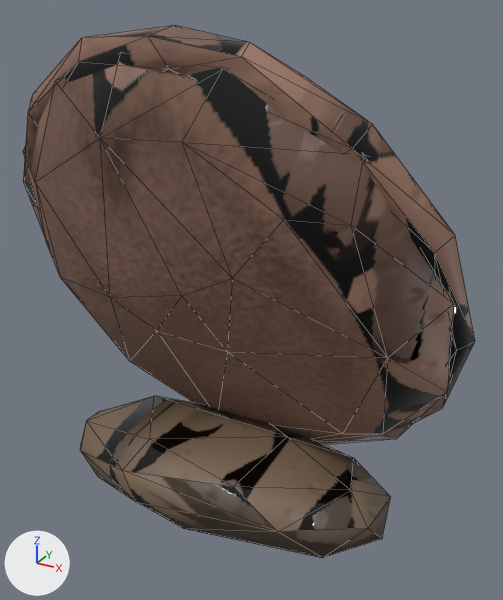
The Blender file assets/source/blender/cpart_ear_round.blend as it was, and as the next commit left it.
Before and after are seen from a camera (50 mm lens) standing at (0.042, -0.0811, 0.0625) and looking at (0.003, -0.0101, 0.027). Every picture has the same lights, and +X, +Y and +Z are marked at lower left. The older version comes first. Mesh edges are drawn as thin lines.

Objects in the first picture: 'EarRound', 'Tuft'.
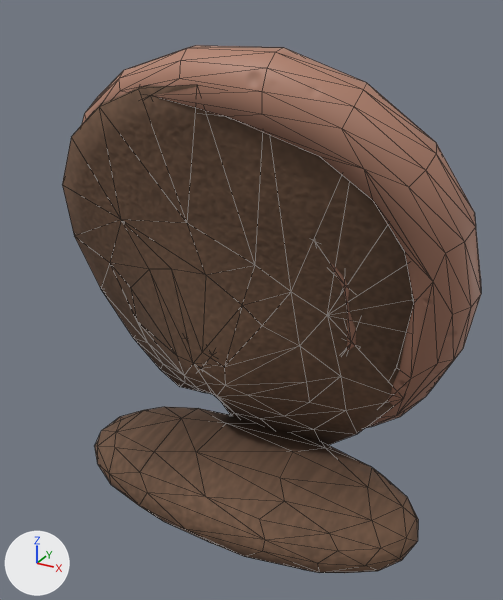
Location of each change, [x1, y1, x2, y2] in pixels of the pictures (503 x 600 px):
'EarRound', reshaped (7% narrower): before [23, 25, 475, 445]; after [62, 45, 481, 445]
'Tuft', reshaped: before [80, 396, 391, 558]; after [94, 407, 418, 573]
part 1 of me_earround_mesh, rebuilt (19% narrower): before [23, 62, 456, 445]; after [62, 85, 414, 445]
part 2 of me_earround_mesh, rebuilt (12% narrower): before [23, 25, 475, 423]; after [82, 45, 481, 428]
part 3 of me_earround_mesh, added (brown): after [329, 262, 356, 350]

The change, as a diff of the scene's bpy script:
```diff
--- a/assets/source/blender/cpart_ear_round.blend.py
+++ b/assets/source/blender/cpart_ear_round.blend.py
@@ mat_m_earroundtuft @@
+mat_m_earroundtuft = bpy.data.materials.new('M_EarRoundTuft')
+# colours: brown #80604a
+# uses the picture img_t_partearround_albedo
+# uses the picture img_t_partearround_normal
+# uses the picture img_t_partearround_orm
@@ me_earround_mesh @@
 # used by ob_earround; location = (0.0, 0.0, 0.0)
-me_earround_mesh.from_pydata(...)  # 144 vertices, 274 faces; spans x -0.0305..0.0306, y -0.0265..0.0053, z -0.0017..0.0597
+me_earround_mesh.from_pydata(...)  # 377 vertices, 735 faces; spans x -0.0194..0.0313, y -0.0271..0.0017, z -0.0003..0.0582
+# me_earround_mesh part 1: the loose piece of 61 vertices spanning x -0.029..0.0294, y -0.0265..0.0053, z -0.0017..0.0586 is rebuilt with 139 vertices and now spans x -0.0194..0.0286, y -0.0268..0.0017, z -0.0003..0.0561
+# me_earround_mesh part 2: the loose piece of 60 vertices spanning x -0.0305..0.0306, y -0.0251..0.0023, z 0.0049..0.0597 is rebuilt with 144 vertices and now spans x -0.0172..0.0313, y -0.0271..0.0014, z 0.0041..0.0582
+# me_earround_mesh part 3: a new loose piece of 66 vertices spanning x 0.0027..0.021, y -0.022..-0.0081, z 0.0141..0.0459, in mat_m_earroundskin
+# other edits to the shape of me_earround_mesh do not show in these pictures
 me_earround_mesh.materials.append(mat_m_earroundskin)
+me_earround_mesh.materials.append(mat_m_earroundfur)
@@ me_tuft_mesh @@
 # used by ob_tuft; parent = ob_earround; location = (0.0, 0.0, 0.0)
-me_tuft_mesh.from_pydata(...)  # 32 vertices, 60 faces; spans x -0.0239..0.0239, y -0.0238..-0.0022, z -0.0034..0.0072
-me_tuft_mesh.materials.append(mat_m_earroundfur)
+me_tuft_mesh.from_pydata(...)  # 96 vertices, 188 faces; spans x -0.02..0.028, y -0.025..-0.003, z -0.0034..0.0074
+# me_tuft_mesh part 4: the whole mesh is rebuilt
+me_tuft_mesh.materials.append(mat_m_earroundtuft)
```
